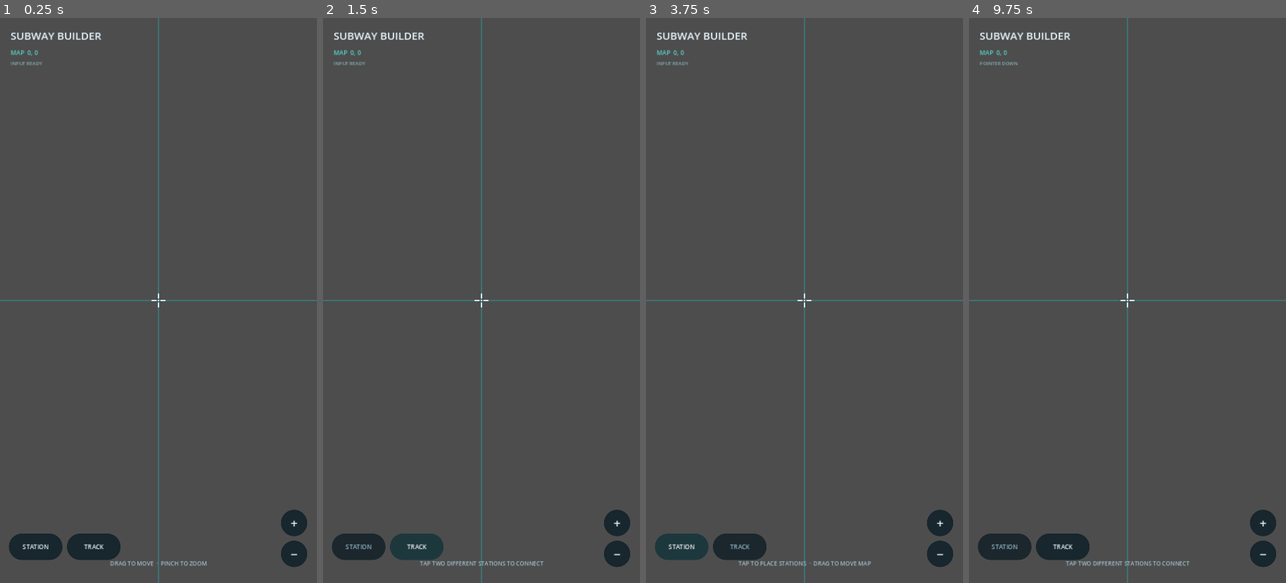
Above: before the commit, frames 1-4 (left to right).
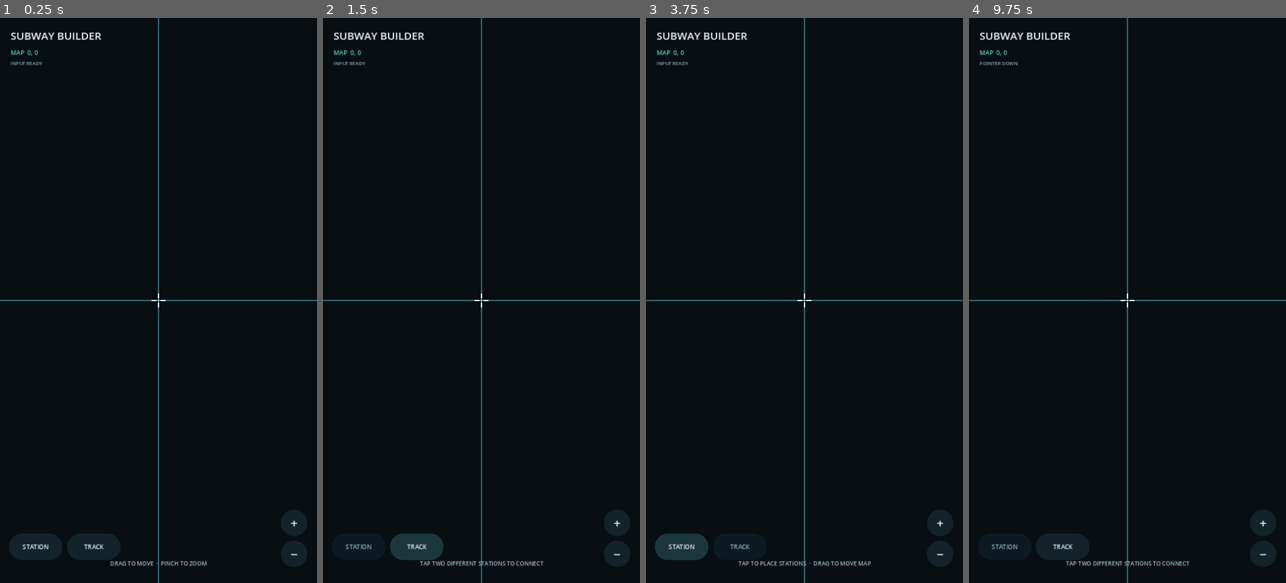
Above: after the commit, the same moments.

Repository: cccatm1950-glitch/Subway-builder-pe
Game: Godot game, scene res://scenes/main.tscn
Same seed, same stepped clock (60 frames per second), same inputs: the game is played once before the commit and once after it.
Inputs (mouse positions are in pixels of both pictures, inside the frame that each line leads up to):
- Up to frame 1 (0.25 s): no input
- Up to frame 2 (1.5 s): click "STATION" at 0.5 s; click "TRACK" at 1.25 s
- Up to frame 3 (3.75 s): click "+" at 2 s; click "−" at 2.75 s; click "STATION" at 3.5 s
- Up to frame 4 (9.75 s): click "TRACK" at 4.25 s; click "+" at 5 s; click "−" at 5.75 s; click "STATION" at 6.5 s; click "TRACK" at 7.25 s; click "+" at 8 s; click "−" at 8.75 s; tap Enter at 9.5 s; move the mouse to (1197, 272) at 9.52 s; click (1197, 272) at 9.67 s

The runs differ from the first frame. In frame 1, 97% of the frame differs, in the area x 0-100%, y 0-100%; in frame 2, 97%; in frame 3, 97%; in frame 4, 97%.

Commit message:
Repair malformed project settings section for Android export

Diff:
--- a/project.godot
+++ b/project.godot
@@ -15,7 +15,10 @@
 window/stretch/mode="canvas_items"
 window/handheld/orientation=1
 
-[input_devices]\npointing/emulate_mouse_from_touch=false\n\n[rendering]
+[input_devices]
+pointing/emulate_mouse_from_touch=false
+
+[rendering]
 textures/vram_compression/import_etc2_astc=true
 renderer/rendering_method="gl_compatibility"
 renderer/rendering_method.mobile="gl_compatibility"
